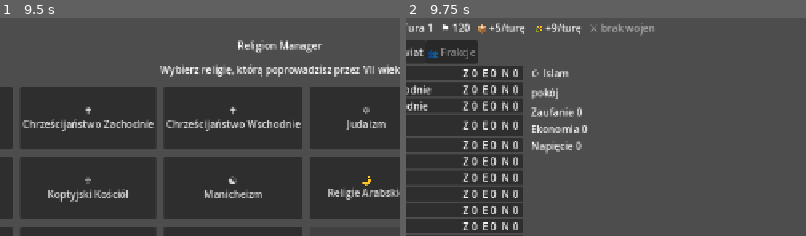
Above: before the commit, frames 1-2 (left to right).
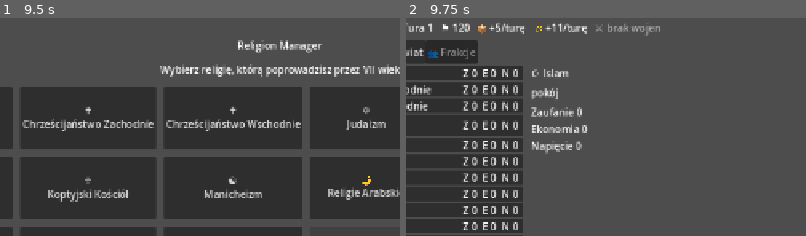
Above: after the commit, the same moments.

Repository: tomi77/church-manager
Game: Godot game, scene res://scenes/Main.tscn
The game is run twice, just before and just after one commit, with the same random seed, the same clock (stepped at 60 frames per second) and the same inputs.
Inputs:
- Up to frame 1 (9.5 s): click "☪ Islam" at 0.5 s; click "✝ Chrześcijaństwo Zachodnie" at 1.25 s; click "✝ Chrześcijaństwo Wschodnie" at 2 s; click "✡ Judaizm" at 2.75 s; click "🔥 Zoroastryzm" at 3.5 s; click "☥ Koptyjski Kościół" at 4.25 s; click "☯ Manicheizm" at 5 s; click "🌙 Religie Arabskie" at 5.75 s; click "🕉 Hinduizm" at 6.5 s; click "☸ Buddyzm" at 7.25 s; click "⚡ Religie Germańskie" at 8 s; click "🌿 Religie Słowiańskie" at 8.75 s
- Up to frame 2 (9.75 s): click "Rozpocznij grę →" at 9.5 s
The pictures show only the part of the screen within x 15-65%, y 0-50%; the shares and areas given below are measured in that part.

Frame 1 is identical in both runs. In frame 2, 0.5% of the frame differs, in the area x 36-64%, y 2-9%.

Commit message:
feat(fixture): Plan 17 — prowincja gardariki (Slavic Paganism)

Diff:
--- a/data/provinces_historical.json
+++ b/data/provinces_historical.json
@@ -114,6 +114,11 @@
      "pressure": {"slavic_paganism": 55.0, "eastern_christianity": 20.0}, "population": 320,
      "resources": {"food": 3, "gold": 2}, "terrain": "plains",
      "neighbors": ["morawy", "gardariki", "tracja"], "is_holy_site": false,
-     "position": {"x": 260, "y": 10}}
+     "position": {"x": 260, "y": 10}},
+    {"id": "gardariki", "display_name": "Gardariki", "owner": "slavic_paganism",
+     "pressure": {"slavic_paganism": 70.0}, "population": 250,
+     "resources": {"food": 2, "gold": 1}, "terrain": "plains",
+     "neighbors": ["gnieszno", "panonia", "nowogrod", "kijow"], "is_holy_site": false,
+     "position": {"x": 360, "y": 10}}
   ]
 }
--- a/tests/engine/test_province_loader.gd
+++ b/tests/engine/test_province_loader.gd
@@ -202,3 +202,21 @@
 	assert_eq(morawy.resources.get("gold", 0), 1)
 	assert_true("gnieszno" in morawy.neighbors)
 	assert_true("panonia" in morawy.neighbors)
+
+func test_loader_loads_gardariki_slavic_owner_no_minor_pressure() -> void:
+	var graph := ProvinceLoader.load_graph_from_file("res://data/provinces_historical.json")
+	var gardariki := graph.get_province("gardariki")
+	assert_not_null(gardariki)
+	assert_eq(gardariki.display_name, "Gardariki")
+	assert_eq(gardariki.owner, "slavic_paganism")
+	assert_eq(gardariki.population, 250)
+	assert_eq(gardariki.terrain, "plains")
+	assert_false(gardariki.is_holy_site)
+	assert_eq(gardariki.pressure.get("slavic_paganism", 0.0), 70.0)
+	assert_eq(gardariki.pressure.size(), 1, "tylko slavic_paganism w pressure dict")
+	assert_eq(gardariki.resources.get("food", 0), 2)
+	assert_eq(gardariki.resources.get("gold", 0), 1)
+	assert_true("gnieszno" in gardariki.neighbors)
+	assert_true("panonia" in gardariki.neighbors)
+	assert_true("nowogrod" in gardariki.neighbors)
+	assert_true("kijow" in gardariki.neighbors)
